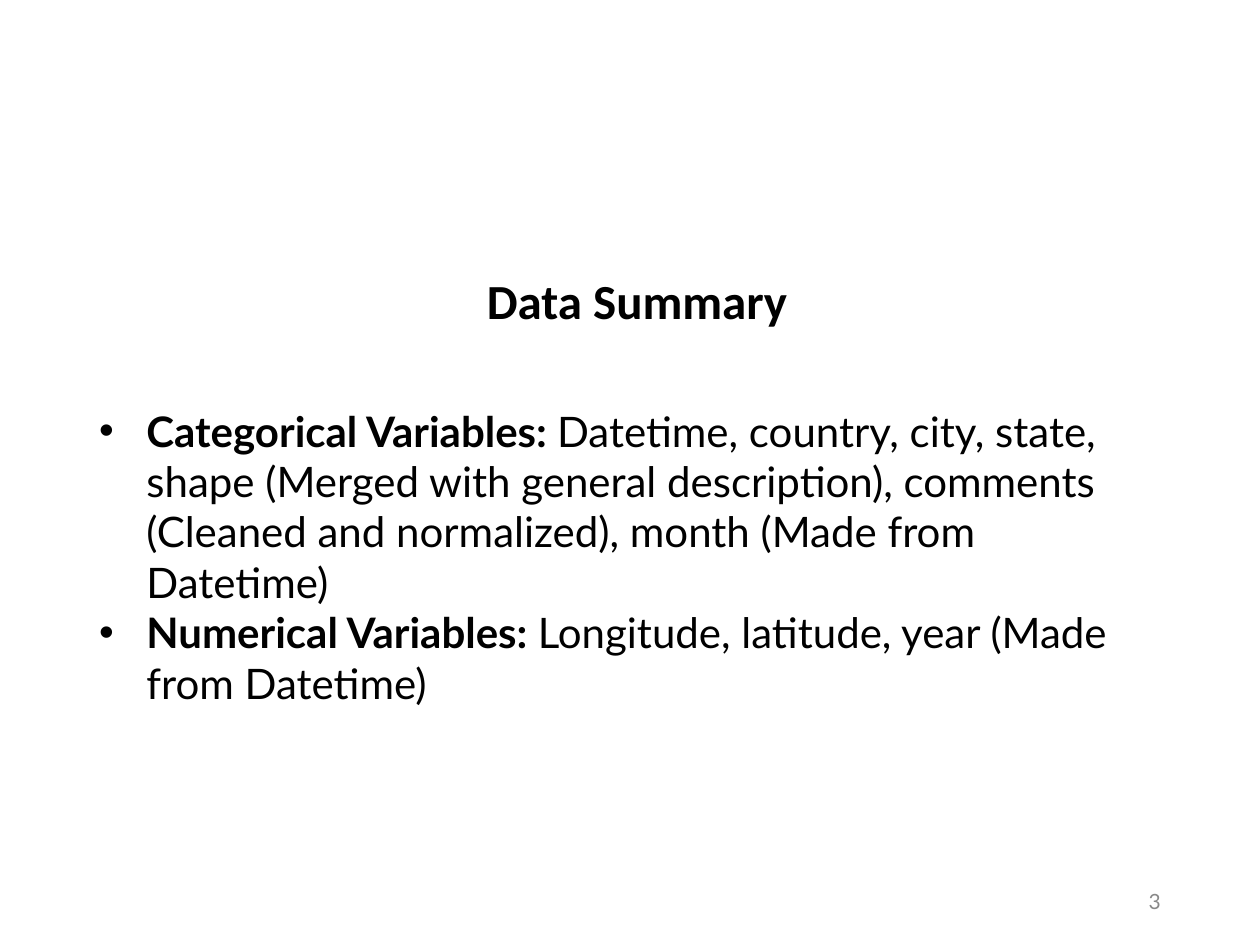
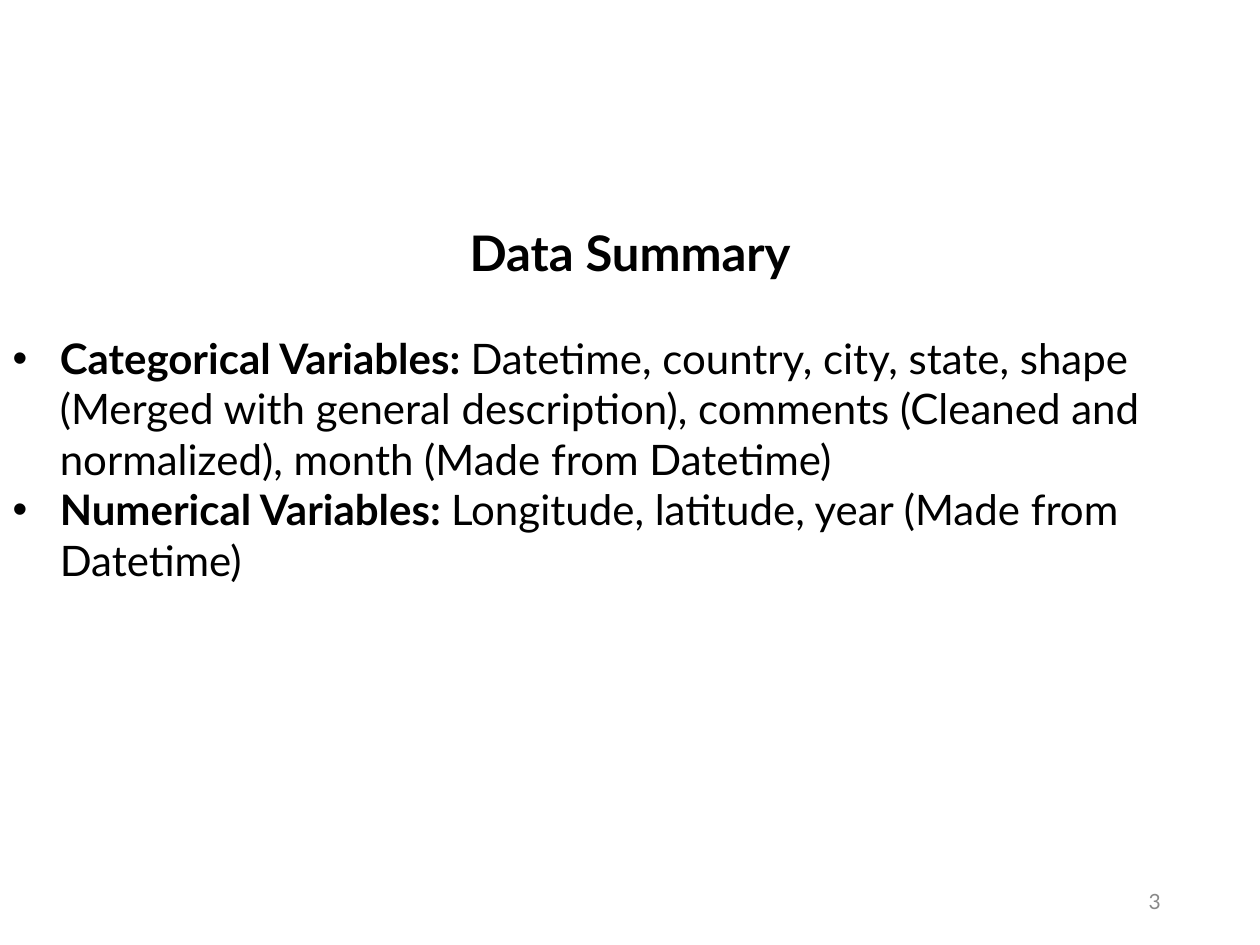
Before and after one commit to alexandrlagornii/UFO-Analysis, a slide deck: slide 3 of article-and-presentation/Lagornii_IA-213_UFO_Presentation.pptx. Drawn at 1260x945 pixels with LibreOffice and Linux fonts; fonts in the diff are those of the drawing; background and template pictures are left out. Boxes give left, top, right and bottom in pixels: in the first picture for what was removed or moved away, otherwise in the second. Text is boxed around its words. In the diff, an @@ line names an element or a change of style, - is before the commit and + after.

```diff
--- a/article-and-presentation/Lagornii_IA-213_UFO_Presentation.pptx
+++ b/article-and-presentation/Lagornii_IA-213_UFO_Presentation.pptx
@@ text "Data Summary" moved from (x1=487, y1=287, x2=787, y2=327) to (x1=470, y1=235, x2=791, y2=280) @@
@@ text "Data Summary" at (x1=470, y1=235, x2=791, y2=280): font Calibri to Lato @@
@@ text "Categorical Variables: Datetime, country, city, ..." rewrapped from (x1=146, y1=415, x2=1107, y2=705) to (x1=60, y1=342, x2=1139, y2=582) @@
```
Also in this commit, not shown: 4 other slides changed, 3 slides added, 1 slide removed, 4 other files.
